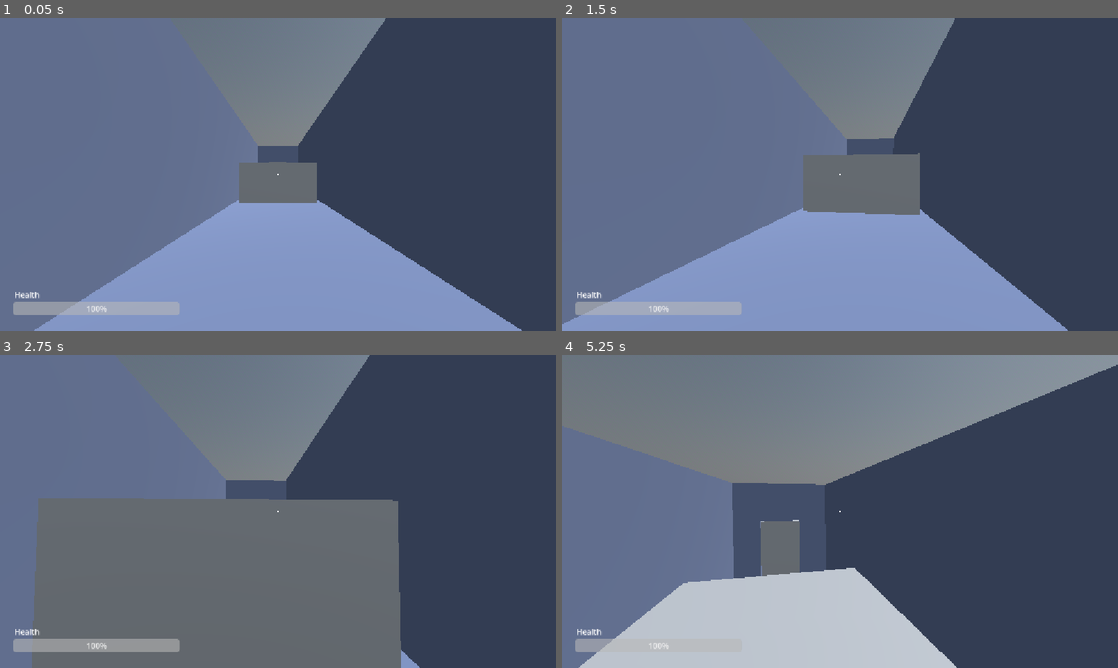
Above: before the commit, frames 1-4 (two rows, left to right).
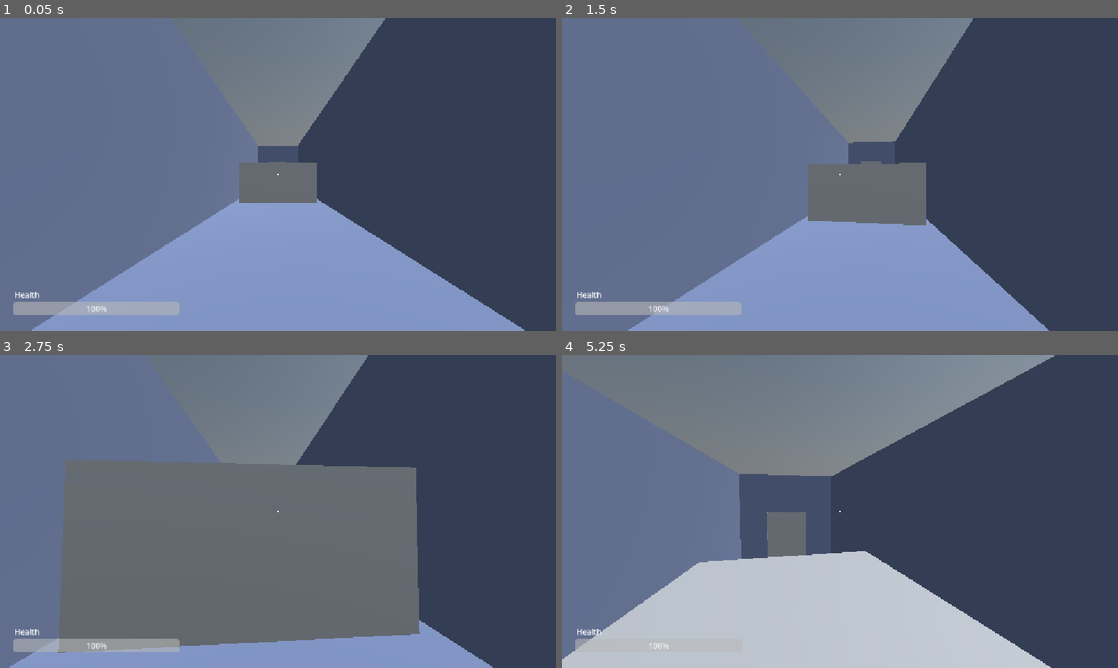
Above: after the commit, the same moments.

Repository: md6-0/union-sistemas
Game: Godot game, scene res://scenes/Scene1/scene1.tscn
Same seed, same stepped clock (60 frames per second), same inputs: the game is played once before the commit and once after it. Sound files missing from this copy of the repository are replaced by a short silence.
Inputs (mouse positions are in pixels of both pictures, inside the frame that each line leads up to):
- Up to frame 1 (0.05 s): no input
- Up to frame 2 (1.5 s): tap Enter at 0.5 s; move the mouse to (867, 174) at 0.52 s; hold W (move_forward) from 0.53 s (still down); tap E (interact) at 0.6 s; tap Space (jump) at 0.77, 0.8, 1.07, 1.35 s; move the mouse to (812, 174) at 1.27 s
- Up to frame 3 (2.75 s): keep holding W (move_forward); tap Space (jump) at 1.52, 1.82, 2.3 s; tap E (interact) at 1.55 s; move the mouse to (289, 505) at 2.02 s; click (289, 505) at 2.1 s
- Up to frame 4 (5.25 s): keep holding W (move_forward); move the mouse to (834, 517) at 2.77 s; tap Q (drop) at 2.85 s; tap Space (jump) at 3.02, 3.32, 3.77, 3.8, 4.07, 4.52, 4.82 s; tap E (interact) at 3.05, 3.6, 4.55, 5.1 s; move the mouse to (878, 514) at 3.52 s; move the mouse to (795, 508) at 4.27 s; tap Shift (sprint) at 4.35 s; move the mouse to (845, 511) at 5.02 s

The runs differ from the first frame. In frame 1, 0.3% of the frame differs, in the area x 5-95%, y 0-100%; in frame 2, 6.0%; in frame 3, 17%, in the area x 1-89%, y 0-100%; in frame 4, 11%.

Commit message:
Fix door mechanics and enhance player movement
Fix door rotation animation to use rotation:y instead of global_position:z. Change door open sound from blocked to open. Adjust audio levels to -10dB for both door sounds. Improve player jump mechanics with coyote time (0.15s grace period after leaving ground), increase jump velocity to 4.0, add early jump release, and implement faster fall gravity multiplier (2.25x). Also increase camera bob amplitude during movement.

Diff:
--- a/scenes/Door/door.gd
+++ b/scenes/Door/door.gd
@@ -9,18 +9,18 @@
 
 func interact(_camera):
 	if required_key == "" or GameManager.inventory.get(required_key, 0) > 0:
+
 		if is_open:
 			target = 0
 		else:
 			target = 90
 
 		var tween = create_tween()
-		#rotation:y, deg_to_rad(target)
-		tween.tween_property(self, "global_position:z", 10 , 1.5).set_trans(Tween.TRANS_QUAD).set_ease(Tween.EASE_IN)
+		tween.tween_property(self, "rotation:y", deg_to_rad(target), 1.5).set_trans(Tween.TRANS_QUAD).set_ease(Tween.EASE_IN)
 		tween.finished.connect(_handle_door_state)
 
-		audioStreamPlayer_blocked.pitch_scale = randf_range(0.9, 1.1)
-		audioStreamPlayer_blocked.play()
+		audioStreamPlayer_open.pitch_scale = randf_range(0.9, 1.1)
+		audioStreamPlayer_open.play()
 
 	else:
 		audioStreamPlayer_blocked.pitch_scale = randf_range(0.9, 1.1)
--- a/scenes/Door/door.tscn
+++ b/scenes/Door/door.tscn
@@ -27,8 +27,10 @@
 
 [node name="AudioStreamPlayer_open" type="AudioStreamPlayer" parent="StaticBody3D" unique_id=938158197]
 stream = ExtResource("2_choqv")
+volume_db = -10.0
 bus = &"SFX"
 
 [node name="AudioStreamPlayer_blocked" type="AudioStreamPlayer" parent="StaticBody3D" unique_id=1871555401]
 stream = ExtResource("3_jl38d")
+volume_db = -10.0
 bus = &"SFX"
--- a/scenes/player/player.gd
+++ b/scenes/player/player.gd
@@ -5,20 +5,23 @@
 const SPEED = 4.0
 const ACCELERATION = 0.6
 const SPRINT_SPEED = 6.0
-const JUMP_VELOCITY = 3.0
+const JUMP_VELOCITY = 4.0
 
 const BOB_FREQUENCY = 15.0
 const BOB_FREQUENCY_SPRINT = 25.0
-const BOB_AMPLITUDE = 0.02
+const BOB_AMPLITUDE = 0.04
+const FALL_GRAVITY_MULTIPLIER = 2.25
 
 const MOUSE_SENSITIVITY = 0.003
 const JOYSTICK_SENSITIVITY = 0.05
+const COYOTE_TIME = 0.15
 
 var player_state = State.NORMAL
 var bob_time = 0.0
 var is_sprinting = false
 var weapon
 var footstep_played = false
+var coyote_timer = 0.0
 
 @onready var camera = $Camera3D
 @onready var climbing_sensor = $ClimbingSensor
@@ -31,6 +34,9 @@
 	Input.set_mouse_mode(Input.MOUSE_MODE_CAPTURED)
 
 func _physics_process(delta):
+
+	_handle_coyote_time(delta)
+
 	if player_state == State.NORMAL and velocity.y > 0:
 		#nos agarramos solo si el player salta hacia arriba, al caer no se agarrará
 		_handle_ledge_detection()
@@ -41,18 +47,25 @@
 		_handle_interaction()
 		_handle_weapon()
 
+
 	move_and_slide()
 
 func _handle_gravity(delta):
-	if not is_on_floor():
+	if not is_on_floor() and velocity.y > 0:
 		velocity += get_gravity() * delta
+	elif not is_on_floor() and velocity.y <= 0:
+		velocity += (get_gravity() * FALL_GRAVITY_MULTIPLIER) * delta
 
 func _handle_movement(delta):
 
-	if Input.is_action_just_pressed("jump") and is_on_floor():
+	if Input.is_action_just_pressed("jump") and coyote_timer < COYOTE_TIME:
+		coyote_timer = COYOTE_TIME
 		velocity.y = JUMP_VELOCITY
 		audioStreamPlayer_voice.pitch_scale = randf_range(0.9, 1.1)
 		audioStreamPlayer_voice.play()
+
+	if Input.is_action_just_released("jump") and velocity.y > 0:
+		velocity.y *= 0.4
 
 	var look_dir = Input.get_vector("look_left", "look_right", "look_up", "look_down")
 	_handle_camera(look_dir.x, look_dir.y, JOYSTICK_SENSITIVITY)
@@ -87,6 +100,12 @@
 		new_position.y = sensor_answer.height + 0.9
 		tween.tween_property(self, "global_position", new_position , 1.5).set_trans(Tween.TRANS_QUAD).set_ease(Tween.EASE_IN)
 		tween.finished.connect(func(): player_state = State.NORMAL)
+
+func _handle_coyote_time(delta):
+	if is_on_floor():
+		coyote_timer = 0.0
+	else:
+		coyote_timer += delta
 
 func _handle_camera(look_x: float, look_y: float, sensitivity: float):
 	rotate_y(-look_x * sensitivity)
